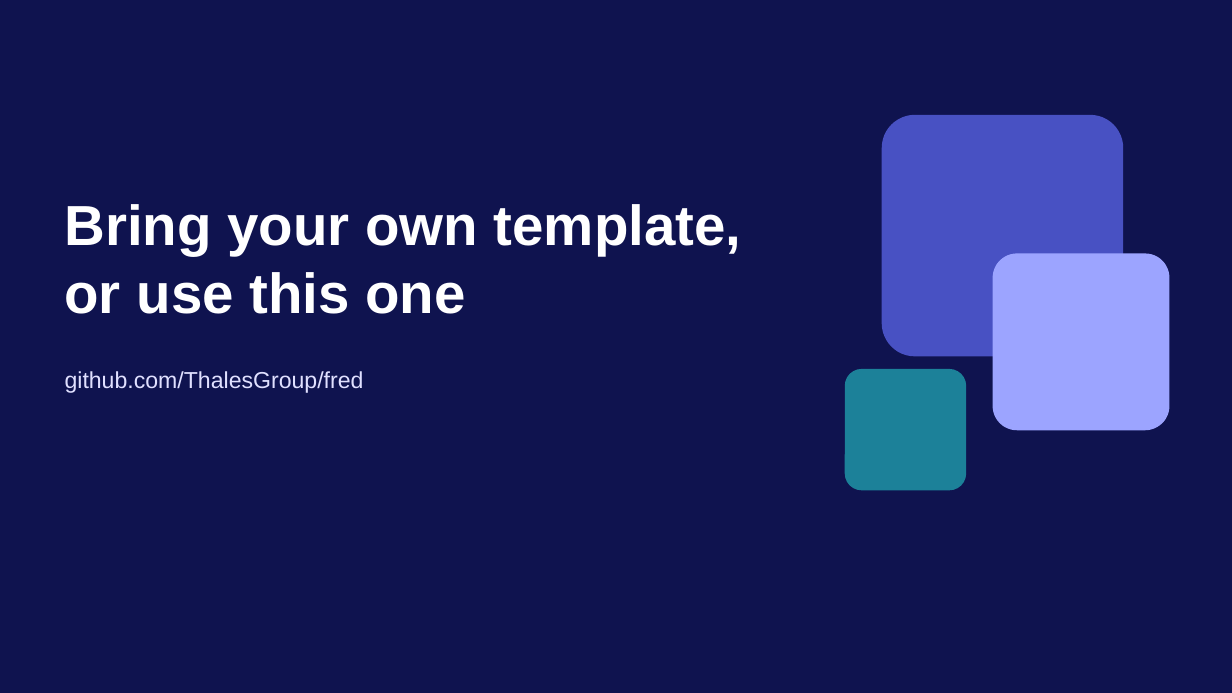
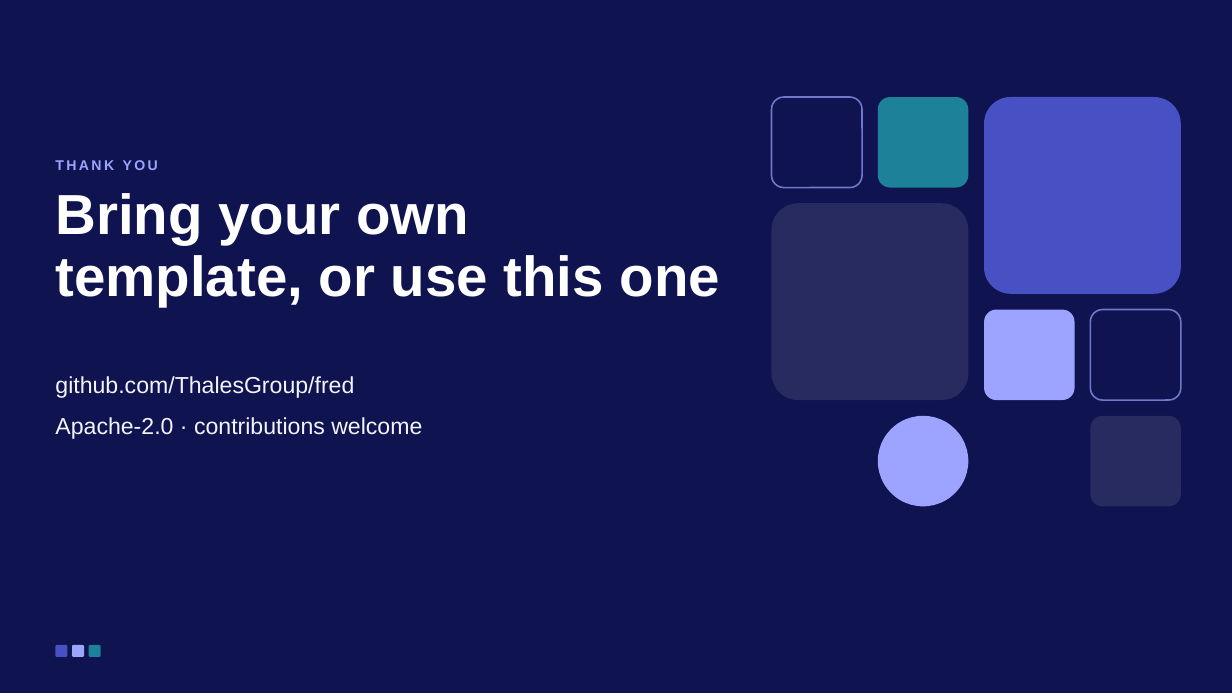
Before and after one commit to ThalesGroup/fred, a slide deck: slide 42 of libs/capabilities/fred-capability-ppt-filler/fred_capability_ppt_filler/builder/assets/fred_template.pptx (slide 15 before the commit). Drawn at 1232x693 pixels with LibreOffice and Linux fonts; fonts in the diff are those of the drawing. Boxes give left, top, right and bottom in pixels: in the first picture for what was removed or moved away, otherwise in the second. Text is boxed around its words. In the diff, an @@ line names an element or a change of style, - is before the commit and + after.

Commit message:
feat(#2679): ship the owner's Fred showcase deck as the built-in template
The table slide's body cells are emptied (header kept) so it reads as a data
table. Test expectations follow the new deck: pattern ids and names, the full
chart slide's caption, the example chart's design, a 3-column table, figure
and takeaway placeholders named on the layout, and a section list added in the
test since the deck has none.

```diff
--- a/libs/capabilities/fred-capability-ppt-filler/fred_capability_ppt_filler/builder/assets/fred_template.pptx
+++ b/libs/capabilities/fred-capability-ppt-filler/fred_capability_ppt_filler/builder/assets/fred_template.pptx
@@ rounded rectangle added at box(772, 97, 862, 188), outline #9CA4FF 1.25 pt @@
@@ rounded rectangle added at box(878, 97, 969, 188), fill #1C8199 @@
@@ rounded rectangle: place and size @@
-rounded rectangle at box(883, 116, 1123, 356)
+rounded rectangle at box(984, 97, 1181, 294)
@@ rounded rectangle at box(984, 97, 1181, 294): outline #4851C3 1 pt to none @@
@@ text added at box(55, 160, 158, 170), 11 pt, text #9CA4FF, bold @@
+THANK YOU
@@ title "Bring your own template, or ..." at box(55, 193, 720, 307): line spacing 1 to 0.92 @@
@@ rounded rectangle added at box(772, 203, 969, 400), fill #FFFFFF at 10% opacity @@
@@ rounded rectangle: place and size @@
-rounded rectangle at box(994, 254, 1169, 430)
+rounded rectangle at box(984, 310, 1075, 400)
@@ rounded rectangle at box(984, 310, 1075, 400): outline #9CA4FF 1 pt to none @@
@@ rounded rectangle added at box(1091, 310, 1181, 400), outline #9CA4FF 1.25 pt @@
@@ text at box(55, 376, 354, 398): text colour #E0E0FF to #F3F4F9 in "github.com/ThalesGroup/fred"; line spacing 1 to 1.2; less space between paragraphs @@
@@ rounded rectangle removed at box(846, 370, 966, 490) @@
@@ text at box(55, 417, 422, 439): paragraph added @@
+Apache-2.0 · contributions welcome
@@ ellipse added at box(878, 416, 969, 506), fill #9CA4FF @@
@@ rounded rectangle added at box(1091, 416, 1181, 506), fill #FFFFFF at 10% opacity @@
@@ rounded rectangle added at box(55, 645, 67, 657), fill #4851C3 @@
@@ rounded rectangle added at box(72, 645, 84, 657), fill #9CA4FF @@
@@ rounded rectangle added at box(89, 645, 101, 657), fill #1C8199 @@
```
Also in this commit, not shown: 7 other slides changed, 37 slides added, 8 slides removed, 8 other files.
